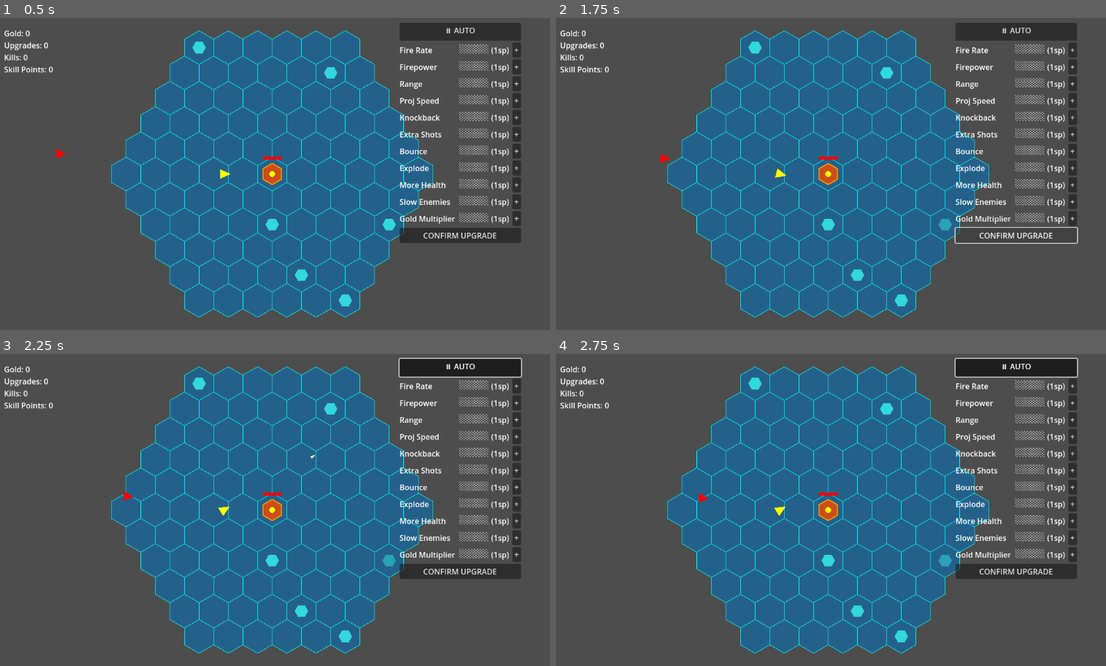
Above: before the commit, frames 1-4 (two rows, left to right).
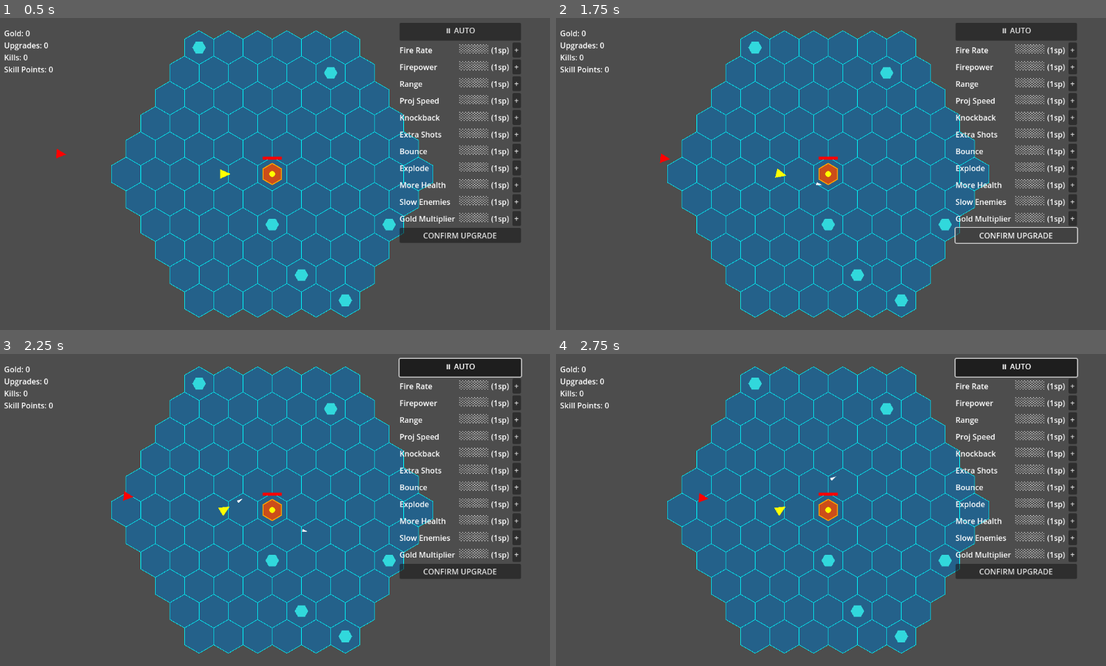
Above: after the commit, the same moments.

Repository: Vexevin/vexagon
Game: Godot game, scene res://hex_map_003.tscn
Two runs of this game, one before a commit and one after it. Both use one fixed random seed, a clock stepped at 60 frames per second and the inputs below.
Inputs:
- Up to frame 1 (0.5 s): no input
- Up to frame 2 (1.75 s): click "CONFIRM UPGRADE" at 0.5 s; click "CONFIRM UPGRADE" at 1.25 s
- Up to frame 3 (2.25 s): click "⏸ AUTO" at 2 s
- Up to frame 4 (2.75 s): no input

Frame 1 is identical in both runs. In frame 2, less than 0.1% of the frame differs, in the area x 47-72%, y 52-69%; in frame 3, less than 0.1%, in the area x 43-72%, y 32-69%; in frame 4, less than 0.1%.

Commit message:
All 11 skills wired to player - fire rate, damage, range, speed, knockback, extra shots, split, explosive, health, bullet time, gold

Diff:
--- a/projects/vexagon/enemy_spawner.gd
+++ b/projects/vexagon/enemy_spawner.gd
@@ -76,7 +76,16 @@
 		if not enemy is Area2D:
 			continue
 		var dir: Vector2 = (tower_pos - (enemy as Area2D).position).normalized()
-		enemy.position += dir * enemy.get_meta("speed") * delta
+		var slow = enemy.get_meta("slow") if enemy.has_meta("slow") else 0.0
+		var slow_timer = enemy.get_meta("slow_timer") if enemy.has_meta("slow_timer") else 0.0
+		if slow_timer > 0:
+			slow_timer -= delta
+			enemy.set_meta("slow_timer", slow_timer)
+		else:
+			slow = 0.0
+			enemy.set_meta("slow", 0.0)
+		var effective_speed = enemy.get_meta("speed") * (1.0 - slow)
+		enemy.position += dir * effective_speed * delta
 		enemy.rotation = dir.angle() + PI / 2.0
 		if enemy.position.distance_to(tower_pos) < 20.0:
 			var tower = get_parent().get_node("Tower")
@@ -90,14 +99,78 @@
 	if not is_instance_valid(enemy):
 		return
 	area.queue_free()
-	var hp: int = enemy.get_meta("hp") - 1
+	var dmg = area.get_meta("damage") if area.has_meta("damage") else 1.0
+	var hp: float = enemy.get_meta("hp") - dmg
 	enemy.set_meta("hp", hp)
 	var poly: Polygon2D = enemy.get_meta("poly")
 	poly.color = Color(1.0, hp / 3.0, hp / 3.0)
-	if hp <= 0:
-		var hud = get_parent().get_node("Hud")
-		hud.add_kill()
-		enemies_alive -= 1
-		var gold_mult: float = 1.0 + (hud.skill_levels[10] * 0.25)
-		hud.add_gold(ceili(gold_mult))
-		enemy.queue_free()
+	if area.has_meta("knockback"):
+		var kb = area.get_meta("knockback")
+		var kb_dir = (enemy.position - tower_pos).normalized()
+		enemy.set_meta("slow", kb["slow"])
+		enemy.set_meta("slow_timer", kb["duration"])
+		if kb["push"] > 0:
+			enemy.position += kb_dir * kb["push"]
+		if hp <= 0:
+			var hud = get_parent().get_node("Hud")
+			hud.add_kill()
+			enemies_alive -= 1
+			var gm_lvl = hud.skill_levels[10]
+			var coins = 1
+			if gm_lvl <= 3:
+				coins = 1 + gm_lvl
+				var gold_mult: float = 1.0 + (gm_lvl * 0.25)
+				hud.add_gold(ceili(coins * gold_mult))
+			if gm_lvl >= 7:
+				var drop_chance = 0.05 + (gm_lvl - 7) * 0.05
+				if randf() < drop_chance:
+					hud.add_node_fragment(1)
+			if area.has_meta("split_level") and area.get_meta("split_level") > 0:
+				spawn_fragment(enemy.position, (enemy.position - tower_pos).normalized(), dmg, area.get_meta("split_level"))
+				enemy.queue_free()
+			if area.has_meta("explosive_radius"):
+				var chain = area.get_meta("explosive_lvl") == 10
+				trigger_explosion(enemy.position, area.get_meta("explosive_radius"), dmg / 2.0, chain)
+
+func spawn_fragment(pos: Vector2, dir: Vector2, dmg: float, split_level: int) -> void:
+	if split_level <= 0:
+		return
+	var piercing = split_level >= 7
+	for i in 2:
+		var frag := Area2D.new()
+		frag.add_to_group("bullet")
+		frag.set_meta("damage", dmg / 2.0)
+		frag.set_meta("split_level", split_level - 1)
+		var spread_dir = dir.rotated(deg_to_rad(45.0 if i == 0 else -45.0))
+		var shape := CollisionShape2D.new()
+		var circle := CircleShape2D.new()
+		circle.radius = 4.0
+		shape.shape = circle
+		frag.add_child(shape)
+		var poly := Polygon2D.new()
+		poly.polygon = PackedVector2Array([Vector2(0, -4), Vector2(3, 4), Vector2(-3, 4)])
+		poly.color = Color.CYAN
+		frag.add_child(poly)
+		frag.position = pos
+		get_parent().add_child(frag)
+		var tween := get_tree().create_tween()
+		tween.tween_property(frag, "global_position", pos + spread_dir * 200.0, 0.4)
+		tween.tween_callback(frag.queue_free)
+		frag.area_entered.connect(func(area): on_bullet_hit(frag, area))
+
+func trigger_explosion(pos: Vector2, radius: float, dmg: float, chain: bool) -> void:
+	if radius <= 0:
+		return
+	for enemy in get_children():
+		if not enemy is Area2D:
+			continue
+		if enemy.position.distance_to(pos) <= radius:
+			var hp: float = enemy.get_meta("hp") - dmg
+			enemy.set_meta("hp", hp)
+			if hp <= 0:
+				var hud = get_parent().get_node("Hud")
+				hud.add_kill()
+				enemies_alive -= 1
+				if chain:
+					trigger_explosion(enemy.position, radius, dmg / 2.0, false)
+				enemy.queue_free()
--- a/projects/vexagon/hud.gd
+++ b/projects/vexagon/hud.gd
@@ -7,6 +7,7 @@
 var pending_skill := -1
 var auto_pause_enabled: bool = false
 var cooldown_label: Label
+var passive_timer := 0.0
 
 var skill_names := [
 	"Fire Rate", "Firepower", "Range", "Proj Speed",
@@ -139,8 +140,15 @@
 	if auto_pause_enabled and not _can_afford_any():
 		get_tree().paused = false
 
-func _process(_delta: float) -> void:
-	pass
+func _process(delta: float) -> void:
+	var gm_lvl = skill_levels[10]
+	if gm_lvl >= 4:
+		passive_timer += delta
+		var interval = 1.0
+		var passive_gold = gm_lvl - 3
+		if passive_timer >= interval:
+			passive_timer = 0.0
+			add_gold(passive_gold)
 
 func _input(event: InputEvent) -> void:
 	if event is InputEventKey and event.pressed:
--- a/projects/vexagon/player.gd
+++ b/projects/vexagon/player.gd
@@ -2,12 +2,103 @@
 
 const SPEED := 200.0
 const BULLET_SPEED := 500.0
-const FIRE_RATE := 1.0 / 7.0
+var max_hp := 10.0
+var current_hp := 10.0
+var hp_regen := 0.0
+var regen_timer := 0.0
+var bullet_time_active := false
+var bullet_time_timer := 0.0
+var bullet_time_recharge := 0.0
+
+func get_fire_rate() -> float:
+	var lvl = get_parent().get_node("Hud").skill_levels[0]
+	var shots_per_sec := 1.0
+	if lvl <= 3:
+		shots_per_sec = 1.0 + lvl * 1.0
+	elif lvl <= 6:
+		shots_per_sec = 4.0 + (lvl - 3) * 2.0
+	elif lvl <= 9:
+		shots_per_sec = 10.0 + (lvl - 6) * 3.0
+	return 1.0 / shots_per_sec
 
 @onready var polygon: Polygon2D = $Polygon2D
 
 var fire_timer := 0.0
 var firing := false
+
+func get_sim_speed() -> float:
+	var lvl = get_parent().get_node("Hud").skill_levels[9]
+	return 1.0 + lvl * 0.5
+
+func get_damage() -> float:
+	var lvl = get_parent().get_node("Hud").skill_levels[1]
+	var dmg := 1.0
+	if lvl <= 3:
+		dmg = 1.0 + lvl * 0.5
+	elif lvl <= 6:
+		dmg = 2.5 + (lvl - 3) * 1.0
+	elif lvl <= 9:
+		dmg = 5.5 + (lvl - 6) * 2.0
+	return dmg
+
+func get_range() -> float:
+	var lvl = get_parent().get_node("Hud").skill_levels[2]
+	if lvl == 10:
+		return 99999.0
+	var hex_dist := 3.0
+	if lvl <= 3:
+		hex_dist = 3.0 + lvl * 0.5
+	elif lvl <= 6:
+		hex_dist = 4.5 + (lvl - 3) * 1.0
+	elif lvl <= 9:
+		hex_dist = 7.5 + (lvl - 6) * 2.0
+	return hex_dist * 60.0
+
+func get_knockback() -> Dictionary:
+	var lvl = get_parent().get_node("Hud").skill_levels[4]
+	var slow_pct := 0.0
+	var duration := 0.0
+	var push_dist := 0.0
+	if lvl <= 4:
+		slow_pct = 0.25 + lvl * 0.25
+		duration = 0.25 + lvl * 0.25
+	elif lvl <= 9:
+		slow_pct = 1.0
+		duration = 0.5
+		push_dist = 0.5 * get_parent().get_node("Hud").skill_levels[1] * 60.0
+	return {"slow": slow_pct, "duration": duration, "push": push_dist}
+
+func get_extra_shots() -> Dictionary:
+	var lvl = get_parent().get_node("Hud").skill_levels[5]
+	var count := 1
+	var color := Color.WHITE
+	if lvl <= 3:
+		count = 1 + lvl
+	elif lvl <= 6:
+		count = 1 + (lvl - 3)
+		color = Color.GREEN
+	elif lvl < 10:
+		count = 1 + (lvl - 6)
+		color = Color.RED
+	elif lvl == 10:
+		count = 6
+		color = Color.WHITE
+	return {"count": count, "color": color}
+
+func get_split_level() -> int:
+	return get_parent().get_node("Hud").skill_levels[6]
+
+func get_explosive_radius() -> float:
+	var lvl = get_parent().get_node("Hud").skill_levels[7]
+	if lvl == 0:
+		return 0.0
+	elif lvl <= 3:
+		return lvl * 0.1 * 60.0
+	elif lvl <= 6:
+		return 0.3 * 60.0
+	elif lvl <= 9:
+		return (0.3 + (lvl - 6) * 1.0) * 60.0
+	return 0.0
 
 func _ready() -> void:
 	polygon.polygon = PackedVector2Array([
@@ -29,6 +120,9 @@
 
 func _physics_process(delta: float) -> void:
 	var mouse := get_global_mouse_position()
+	max_hp = get_max_hp()
+
+
 	var aim_dir := (mouse - global_position).normalized()
 	rotation = aim_dir.angle() + PI / 2.0
 
@@ -48,8 +142,22 @@
 	if firing:
 		fire_timer -= delta
 		if fire_timer <= 0.0:
-			fire_timer = FIRE_RATE
+			fire_timer = get_fire_rate()
 			shoot()
+			var sim_lvl = get_parent().get_node("Hud").skill_levels[9]
+	if bullet_time_recharge > 0:
+		bullet_time_recharge -= delta
+	if Input.is_key_pressed(KEY_SPACE) and not bullet_time_active and bullet_time_recharge <= 0:
+		bullet_time_active = true
+		bullet_time_timer = 10.0
+		Engine.time_scale = 0.1
+	if bullet_time_active:
+		bullet_time_timer -= delta * 10.0
+		if bullet_time_timer <= 0:
+			bullet_time_active = false
+			bullet_time_recharge = 15.0
+			Engine.time_scale = 1.0
+			apply_regen(delta)
 
 func _input(event: InputEvent) -> void:
 	if event is InputEventMouseButton:
@@ -57,6 +165,9 @@
 			fire_timer = 0.0
 
 func shoot() -> void:
+	var shot_data = get_extra_shots()
+	var _shot_count = shot_data["count"]
+	var bullet_color = shot_data["color"]
 	var bullet := Area2D.new()
 	bullet.add_to_group("bullet")
 
@@ -70,14 +181,85 @@
 	poly.polygon = PackedVector2Array([
 		Vector2(0, -6), Vector2(3, 6), Vector2(-3, 6)
 	])
-	poly.color = Color.WHITE
+	poly.color = bullet_color
+	var sz = 1.0 + get_parent().get_node("Hud").skill_levels[1] / 3 * 0.5
+	poly.polygon = PackedVector2Array([
+	Vector2(0, -6 * sz), Vector2(3 * sz, 6 * sz), Vector2(-3 * sz, 6 * sz)
+])
 	bullet.global_position = global_position
 	bullet.rotation = rotation
 	bullet.add_child(poly)
 	get_parent().add_child(bullet)
-
+	bullet.set_meta("damage", get_damage())
+	bullet.set_meta("explosive_radius", get_explosive_radius())
+	bullet.set_meta("explosive_lvl", get_parent().get_node("Hud").skill_levels[7])
+	bullet.set_meta("split_level", get_split_level())
+	bullet.set_meta("knockback", get_knockback())
+	bullet.set_meta("size_level", get_parent().get_node("Hud").skill_levels[1] / 3)
 	var dir := (get_global_mouse_position() - global_position).normalized()
+	var bullet_range := get_range()
+	var travel_time := bullet_range / (get_proj_speed() * 60.0)
 	var tween := get_tree().create_tween()
-	tween.tween_property(bullet, "global_position",
-		global_position + dir * 800.0, 0.8)
-	tween.tween_callback(bullet.queue_free)
+	tween.tween_property(bullet, "global_position", global_position + dir * bullet_range, travel_time)
+	var lvl2 = get_parent().get_node("Hud").skill_levels[2]
+	if lvl2 == 10:
+		get_tree().create_timer(10.0).timeout.connect(bullet.queue_free)
+	else:
+		tween.tween_callback(bullet.queue_free)
+	if get_parent().get_node("Hud").skill_levels[5] == 10:
+		var back_dir = -dir
+		var back_bullet := Area2D.new()
+		back_bullet.add_to_group("bullet")
+		back_bullet.set_meta("damage", get_damage())
+		back_bullet.set_meta("knockback", get_knockback())
+		var bs = CollisionShape2D.new()
+		var bc = CircleShape2D.new()
+		bc.radius = 5.0
+		bs.shape = bc
+		back_bullet.add_child(bs)
+		var bp := Polygon2D.new()
+		bp.color = Color.WHITE
+		bp.polygon = PackedVector2Array([Vector2(0, -6), Vector2(3, 6), Vector2(-3, 6)])
+		back_bullet.add_child(bp)
+		back_bullet.global_position = global_position
+		get_parent().add_child(back_bullet)
+		var br := get_range()
+		var bt := br / (get_proj_speed() * 60.0)
+		var btween := get_tree().create_tween()
+		btween.tween_property(back_bullet, "global_position", global_position + back_dir * br, bt)
+		btween.tween_callback(back_bullet.queue_free)
+
+func get_proj_speed() -> float:
+
+	var lvl = get_parent().get_node("Hud").skill_levels[3]
+	return 3.0 + lvl * 0.5
+func get_max_hp() -> float:
+	var lvl = get_parent().get_node("Hud").skill_levels[8]
+	var hp := 10.0
+	if lvl <= 3:
+		hp = 10.0 + lvl * 5.0
+	elif lvl <= 6:
+		hp = 25.0 + (lvl - 3) * 10.0
+	elif lvl <= 9:
+		hp = 55.0 + (lvl - 6) * 10.0
+	return hp
+
+func get_regen() -> float:
+	var lvl = get_parent().get_node("Hud").skill_levels[8]
+	if lvl >= 7:
+		return 1.0
+	return 0.0
+func take_damage(amount: float) -> void:
+	current_hp -= amount
+	if current_hp <= 0:
+		current_hp = 0
+		Engine.time_scale = 1.0
+		bullet_time_active = false
+		print("PLAYER DEAD")
+
+func apply_regen(delta: float) -> void:
+	if get_regen() > 0:
+		regen_timer += delta
+		if regen_timer >= 1.0:
+			regen_timer = 0.0
+			current_hp = min(current_hp + 1.0, get_max_hp())
